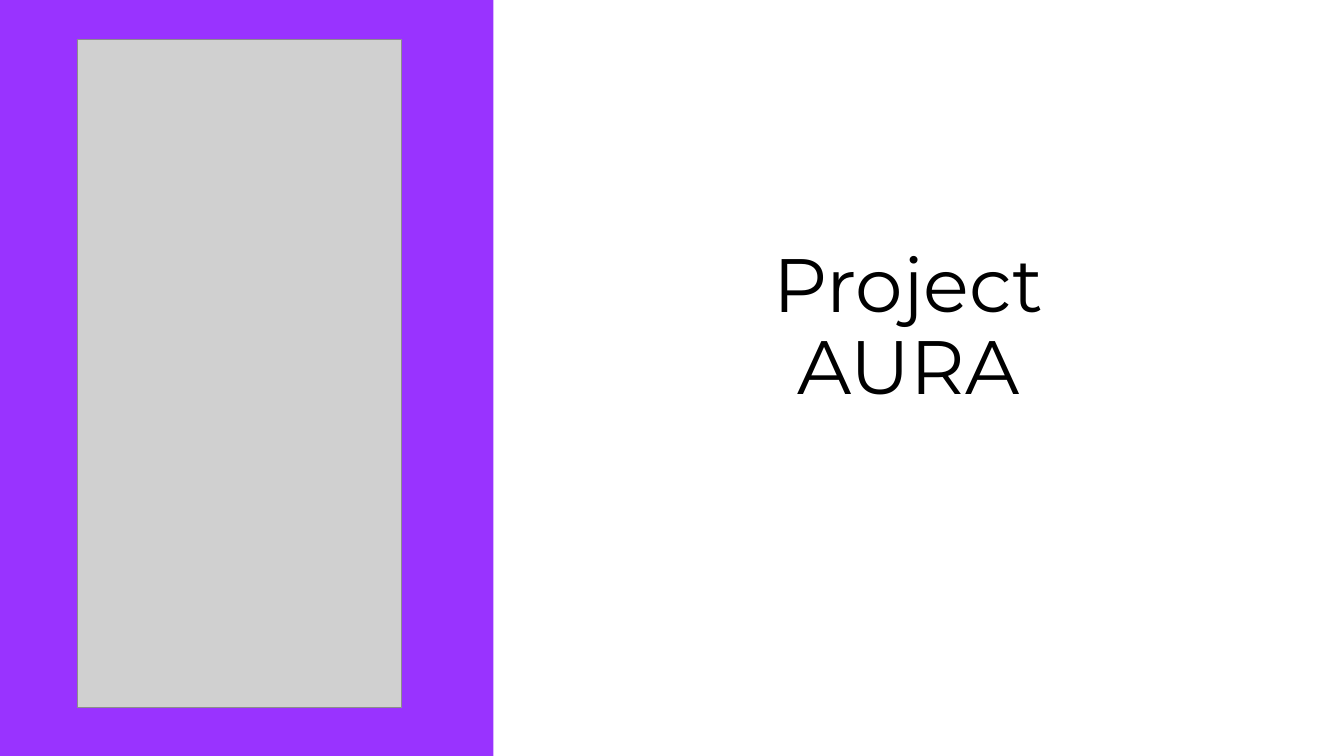
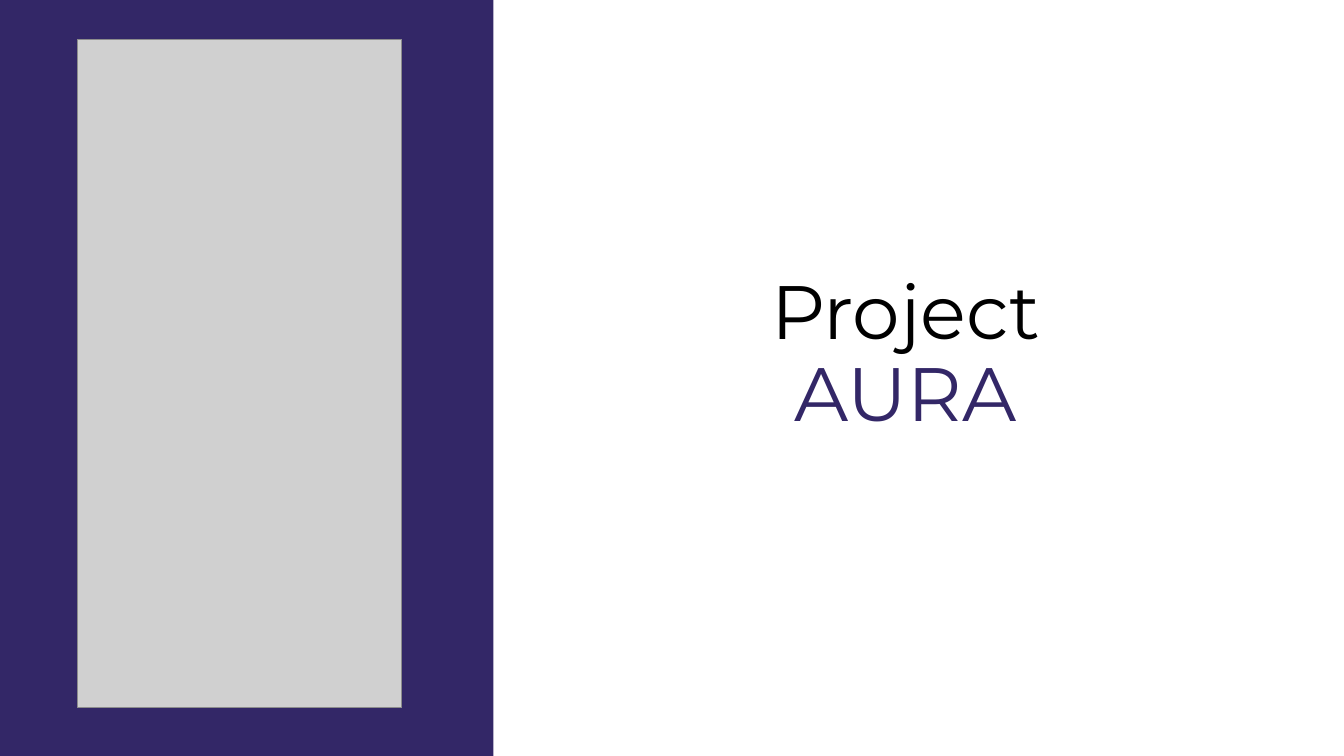
Before and after one commit to gdmgent-1819-mobdev2/positive-design-project-aura, a slide deck: slide 1 of research/AURA.pptx. Drawn at 1344x756 pixels with LibreOffice and Linux fonts; fonts in the diff are those of the drawing; grey boxes stand for pictures. Boxes give left, top, right and bottom in pixels: in the first picture for what was removed or moved away, otherwise in the second. Text is boxed around its words. In the diff, an @@ line names an element or a change of style, - is before the commit and + after.

```diff
--- a/research/AURA.pptx
+++ b/research/AURA.pptx
@@ rectangle at box(0, 0, 494, 756): fill #9933FF to #332767 @@
@@ title "Project AURA": place and size @@
-title "Project AURA" at box(774, 256, 1043, 395)
+title "Project AURA" at box(771, 283, 1040, 422)
@@ title "Project AURA" at box(771, 283, 1040, 422): text colour #000000 to #332767 in "AURA" @@
```
Also in this commit, not shown: 1 other slide changed, 3 slides added, 3 slides removed, 6 other files.
